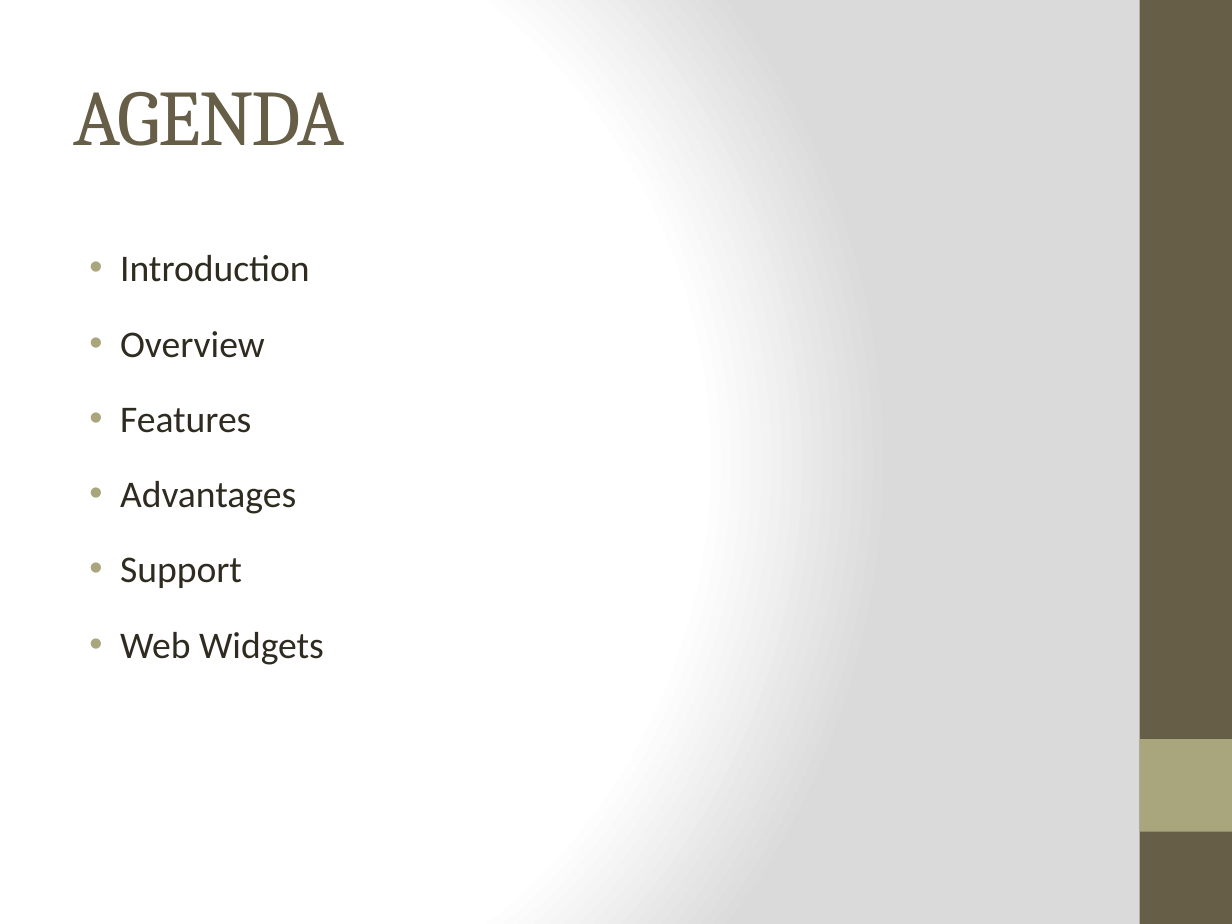
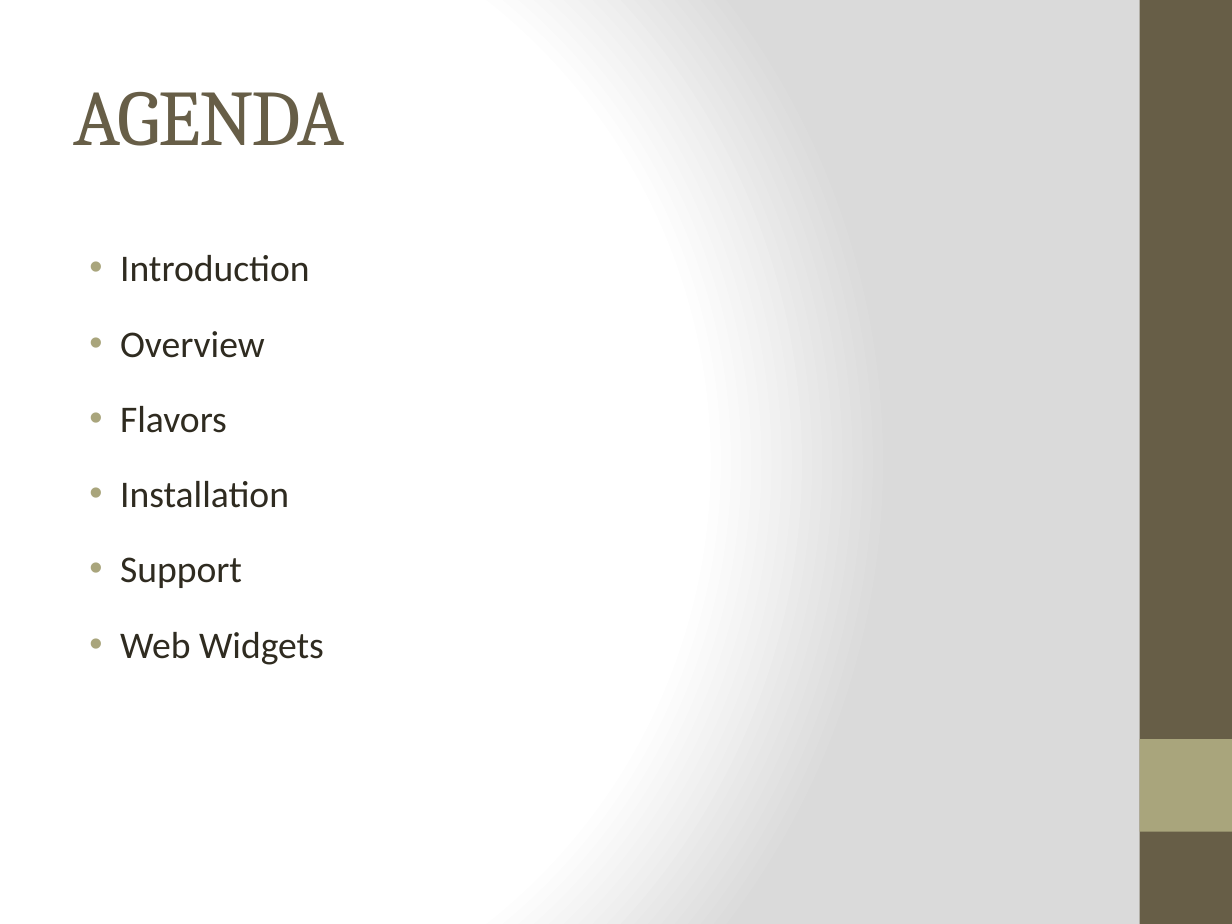
Before and after one commit to amaldevv/kendo-ui, a slide deck: slide 2 of html/Kendo UI.pptx. Drawn at 1232x924 pixels with LibreOffice and Linux fonts; fonts in the diff are those of the drawing. Boxes give left, top, right and bottom in pixels: in the first picture for what was removed or moved away, otherwise in the second. Text is boxed around its words. In the diff, an @@ line names an element or a change of style, - is before the commit and + after.

Commit message:
added more slides for day 1

```diff
--- a/html/Kendo UI.pptx
+++ b/html/Kendo UI.pptx
@@ text at [120,406,289,508]: text changed @@
-• Features
-• Advantages
+• Flavors
+• Installation
```
Also in this commit, not shown: 1 other slide changed, 8 slides added.
